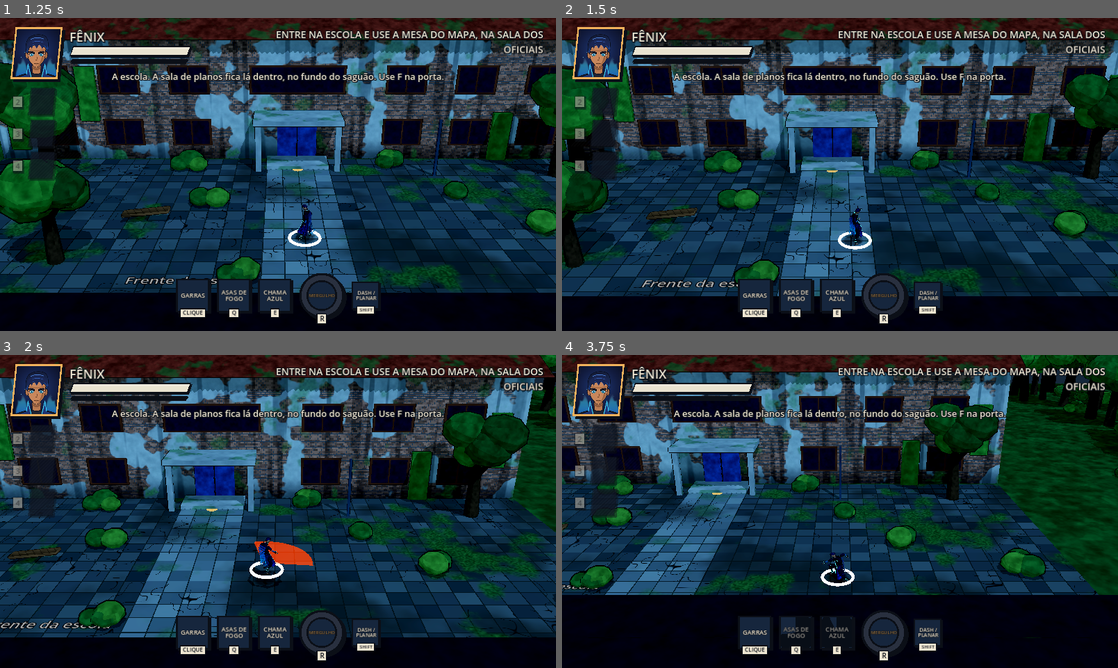
Above: before the commit, frames 1-4 (two rows, left to right).
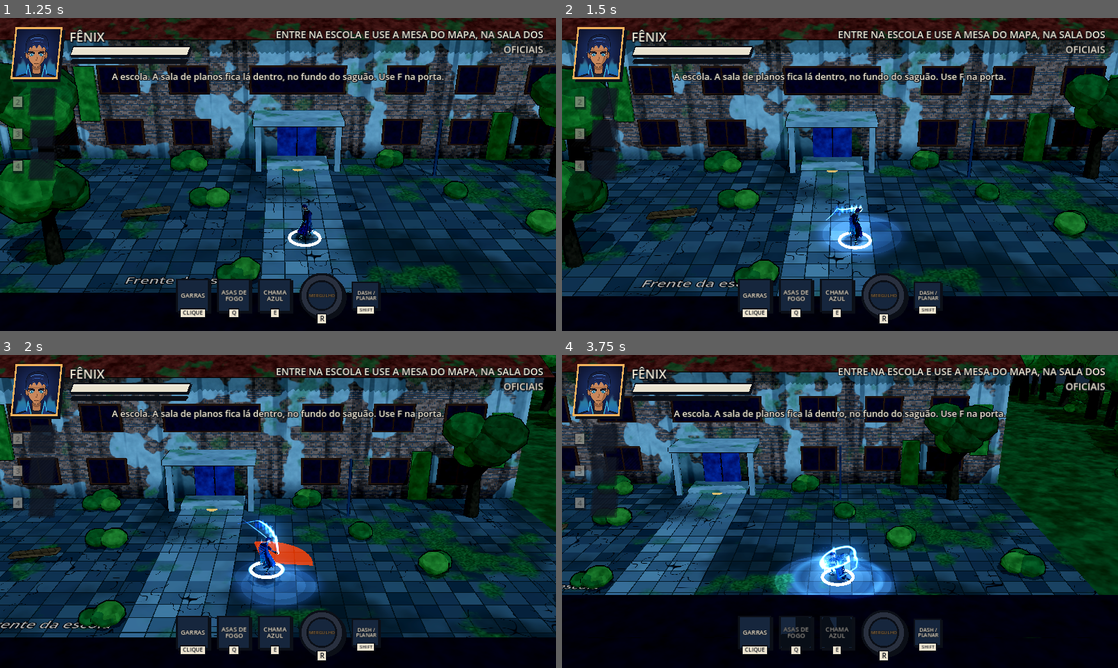
Above: after the commit, the same moments.

Repository: Giovivi/jogo_do_bolo
Game: Godot game, scene res://scenes/main.tscn
Two runs of this game, one before a commit and one after it. Both use one fixed random seed, a clock stepped at 60 frames per second and the inputs below.
Inputs (mouse positions are in pixels of both pictures, inside the frame that each line leads up to):
- Up to frame 1 (1.25 s): click "NOVO JOGO" at 0.5 s
- Up to frame 2 (1.5 s): tap Enter (confirm) at 1.25 s; move the mouse to (962, 158) at 1.27 s; press the mouse at (962, 158) at 1.28 s; hold D (move_right) from 1.28 s (still down)
- Up to frame 3 (2 s): keep holding D (move_right); tap Space (jump) at 1.52 s
- Up to frame 4 (3.75 s): move the mouse to (728, 527) at 2.02 s; release D (move_right) at 2.03 s; release the mouse at (728, 527) at 2.03 s; hold S (move_down) 2.03-2.78 s; tap Q (ability_1) at 2.1 s; tap Space (jump) at 2.27 s; click (728, 527) at 2.3 s; move the mouse to (895, 442) at 2.77 s; press the mouse at (895, 442) at 2.78 s; hold D (move_right) 2.78-3.53 s; tap E (ability_2) at 2.85 s; move the mouse to (812, 574) at 3.52 s; release the mouse at (812, 574) at 3.53 s; hold W (move_up) from 3.53 s (still down); click (812, 574) at 3.6 s

Frame 1 is identical in both runs. In frame 2, 1.6% of the frame differs, in the area x 45-62%, y 59-77%; in frame 3, 2.4%; in frame 4, 2.8%, in the area x 37-61%, y 59-78%.

Commit message:
Fênix: fogo azul nas mãos durante as Garras
Mão e antebraço pegam fogo no golpe; o caminho da mão solta chamas que
ficam para trás e sobem (golpe rápido deixa faixa mais longa) e três
riscos de fogo saem das pontas dos dedos. Jab acende a mão esquerda,
cruzado a direita; o golpe final acende as duas e abre uma onda de fogo
no chão do tamanho do alcance.

Co-Authored-By: Claude Opus 5.5 <noreply@anthropic.com>
Claude-Session: https://claude.ai/code/session_01GLyMG5uEnQCKAG31znaRFC

Diff:
--- a/scripts/art/fenix_model.gd
+++ b/scripts/art/fenix_model.gd
@@ -23,6 +23,8 @@
 var hero: Hero
 var anim: AnimationPlayer
 var _one_shot: String = ""
+## Fogo azul de cada mão ("L"/"R"), criado só por quem chama add_hand_fire() (Fênix).
+var hand_fire: Dictionary = {}
 
 
 func _ready() -> void:
@@ -83,6 +85,35 @@
 		_one_shot = ""
 
 
+## Cria o fogo azul das duas mãos (chama no antebraço, rastro e garras de fogo).
+func add_hand_fire() -> void:
+	var found := find_children("*", "Skeleton3D", true, false)
+	if found.is_empty():
+		return
+	var sk := found.front() as Skeleton3D
+	for side in ["L", "R"]:
+		var f := HandFire.new()
+		f.style = HandFire.Style.GARRAS
+		f.skeleton = sk
+		f.hand_bone = sk.find_bone("DEF-hand." + side)
+		f.forearm_bone = sk.find_bone("DEF-forearm." + side)
+		for finger in ["f_index", "f_middle", "f_ring"]:
+			var b := sk.find_bone("DEF-%s.03.%s" % [finger, side])
+			if b >= 0:
+				f.tip_bones.append(b)
+		if f.hand_bone < 0:
+			continue
+		add_child(f)
+		hand_fire[side] = f
+
+
+## Acende o fogo das mãos indicadas ("L", "R" ou "LR") por `duration` segundos.
+func ignite_hands(sides: String, duration: float, strong: bool = false) -> void:
+	for side in hand_fire:
+		if side in sides:
+			(hand_fire[side] as HandFire).ignite(duration, strong)
+
+
 ## Texturas vêm do glb; o fogo fica sem sombra para brilhar.
 func _fix_materials(node: Node) -> void:
 	if node is MeshInstance3D:
--- /dev/null
+++ b/scripts/art/hand_fire.gd
@@ -0,0 +1,462 @@
+class_name HandFire
+extends Node3D
+## Fogo azul preso a uma mão do modelo durante os golpes.
+## Segue os ossos do antebraço e da mão todo quadro: chama envolvendo mão e
+## antebraço, rastro em forma de chama atrás do movimento (mais longo quanto
+## mais rápido o golpe, subindo como calor), faíscas, luz e, no golpe forte,
+## uma onda de fogo no chão. Acende com ignite() e apaga sozinho.
+
+enum Style { CHAMA, GARRAS }
+
+## CHAMA: um rastro largo saindo da mão. GARRAS: três línguas de fogo nas pontas dos dedos.
+var style: Style = Style.CHAMA
+var skeleton: Skeleton3D
+var hand_bone: int = -1
+var forearm_bone: int = -1
+var tip_bones: Array[int] = []
+
+var _power: float = 0.0
+var _hold: float = 0.0
+var _strong: bool = false
+var _time: float = 0.0
+var _speed: float = 0.0
+var _last_hand: Vector3 = Vector3.ZERO
+## Histórico do rastro: cada item é [tempo, PackedVector3Array com um ponto por língua de fogo].
+var _hist: Array = []
+
+var _flame: GPUParticles3D
+var _arm_flame: GPUParticles3D
+## Rastro de chama: línguas de fogo soltas ao longo do caminho da mão.
+var _trail_fire: GPUParticles3D
+var _sparks: GPUParticles3D
+var _burst: GPUParticles3D
+var _light: OmniLight3D
+var _trail: MeshInstance3D
+var _mesh: ImmediateMesh
+var _ring: MeshInstance3D
+var _ring_t: float = -1.0
+
+const TRAIL_SHADER := """
+shader_type spatial;
+render_mode unshaded, blend_add, cull_disabled, depth_draw_never, shadows_disabled;
+uniform sampler2D noise_tex : repeat_enable, filter_linear;
+void fragment() {
+	// UV.x: 0 na mão, 1 na ponta do rastro. UV.y: atravessa a chama.
+	float age = UV.x;
+	float across = abs(UV.y * 2.0 - 1.0);
+	vec2 nuv = vec2(UV.x * 1.6 - TIME * 2.4, UV.y * 0.7 + TIME * 0.5);
+	float n = texture(noise_tex, nuv).r * 0.6 + texture(noise_tex, nuv * 2.7 + vec2(TIME * 1.7, 0.3)).r * 0.4;
+	// Borda que tremula; na ponta a chama se quebra em línguas.
+	float width = min(0.85, (1.0 - age * 0.45) * (0.4 + 0.7 * n));
+	float shape = smoothstep(width, width * 0.35, across);
+	shape *= smoothstep(1.0, 0.45, age + (n - 0.5) * 0.9);
+	float core = smoothstep(width * 0.55, 0.0, across) * (1.0 - age) * (0.6 + 0.4 * n);
+	vec3 col = mix(vec3(0.05, 0.14, 0.85), vec3(0.25, 0.58, 1.0), smoothstep(0.0, 0.6, shape));
+	col = mix(col, vec3(0.75, 0.9, 1.0), clamp(core * 0.8, 0.0, 1.0));
+	ALBEDO = col;
+	ALPHA = clamp(shape * COLOR.a * 0.6, 0.0, 1.0);
+}
+"""
+
+
+func _ready() -> void:
+	top_level = true
+	_flame = _make_flame(56, 0.24, 1.0)
+	_arm_flame = _make_flame(32, 0.22, 0.8)
+	(_arm_flame.process_material as ParticleProcessMaterial).emission_shape = ParticleProcessMaterial.EMISSION_SHAPE_BOX
+	(_arm_flame.process_material as ParticleProcessMaterial).emission_box_extents = Vector3(0.04, 0.12, 0.04)
+	_trail_fire = _make_flame(500, 0.26, 0.85)
+	_sparks = _make_sparks()
+	_burst = _make_burst()
+	_ring = _make_ring()
+	_light = OmniLight3D.new()
+	_light.light_color = Color(0.35, 0.6, 1.0)
+	_light.omni_range = 3.0
+	_light.light_energy = 0.0
+	add_child(_light)
+	_mesh = ImmediateMesh.new()
+	_trail = MeshInstance3D.new()
+	_trail.mesh = _mesh
+	_trail.cast_shadow = GeometryInstance3D.SHADOW_CASTING_SETTING_OFF
+	_trail.material_override = _trail_material()
+	add_child(_trail)
+	# O rastro é desenhado em coordenadas do mundo.
+	_trail.top_level = true
+	_trail.global_transform = Transform3D.IDENTITY
+
+
+## Acende o fogo por `duration` segundos. `strong` deixa maior e abre a onda no chão.
+func ignite(duration: float, strong: bool = false) -> void:
+	_hold = maxf(_hold, duration)
+	_strong = strong
+	if strong:
+		_burst.global_position = _hand_pos()
+		_burst.restart()
+		_ring_t = 0.0
+
+
+func _process(delta: float) -> void:
+	if skeleton == null or hand_bone < 0:
+		return
+	_time += delta
+	_hold -= delta
+	var target := 1.0 if _hold > 0.0 else 0.0
+	_power = move_toward(_power, target, delta * (14.0 if target > _power else 6.0))
+	var hand := _hand_pos()
+	if delta > 0.0:
+		_speed = lerpf(_speed, hand.distance_to(_last_hand) / delta, 0.5)
+	if _power > 0.05 and delta > 0.0:
+		_emit_trail(_last_hand, hand, delta)
+	_last_hand = hand
+	global_position = hand
+	_flame.global_position = hand
+	_sparks.global_position = hand
+	if forearm_bone >= 0:
+		var arm := _bone(forearm_bone)
+		_arm_flame.global_transform = Transform3D(arm.basis.orthonormalized(), arm * Vector3(0, 0.16, 0))
+	var lit := _power > 0.05
+	_flame.emitting = lit
+	_arm_flame.emitting = lit and forearm_bone >= 0
+	_sparks.emitting = _power > 0.5
+	_flame.amount_ratio = _power
+	_arm_flame.amount_ratio = _power
+	_light.light_energy = _power * (2.6 if _strong else 1.8) * (0.8 + 0.2 * sin(_time * 37.0) * sin(_time * 23.0))
+	_update_trail()
+	_update_ring(delta)
+
+
+## Solta chamas ao longo do trecho que a mão andou neste quadro: golpe rápido
+## deixa uma faixa longa de fogo, que fica para trás, sobe e se apaga.
+func _emit_trail(from: Vector3, to: Vector3, delta: float) -> void:
+	var d := from.distance_to(to)
+	if d < 0.005 or d > 1.5:
+		return
+	var vel := (to - from) / delta
+	var n := mini(int(ceil(d / 0.04)), 14)
+	var flags := GPUParticles3D.EMIT_FLAG_POSITION | GPUParticles3D.EMIT_FLAG_VELOCITY | GPUParticles3D.EMIT_FLAG_COLOR
+	for i in n:
+		var p := from.lerp(to, (i + randf()) / n)
+		p += Vector3(randf_range(-1, 1), randf_range(-1, 1), randf_range(-1, 1)) * 0.04
+		# Arrasto: a chama ainda anda um pouco junto do golpe, depois sobe.
+		var v := vel * 0.12 + Vector3(randf_range(-0.2, 0.2), randf_range(0.2, 0.6), randf_range(-0.2, 0.2))
+		_trail_fire.emit_particle(Transform3D(Basis(), p), v, Color(0.8, 0.9, 1.0, 0.6 * _power), Color(), flags)
+
+
+func _bone(b: int) -> Transform3D:
+	return skeleton.global_transform * skeleton.get_bone_global_pose(b)
+
+
+func _hand_pos() -> Vector3:
+	# Um pouco à frente do pulso, no meio da mão.
+	return _bone(hand_bone) * Vector3(0, 0.07, 0)
+
+
+func _tip_points() -> PackedVector3Array:
+	var pts := PackedVector3Array()
+	if style == Style.GARRAS and not tip_bones.is_empty():
+		for b in tip_bones:
+			pts.append(_bone(b) * Vector3(0, 0.03, 0))
+	else:
+		pts.append(_hand_pos())
+	return pts
+
+
+func _update_trail() -> void:
+	# Golpe rápido deixa um rastro mais longo; parado, a chama só sobe.
+	var life := lerpf(0.12, 0.3, clampf(_speed / 8.0, 0.0, 1.0))
+	if _power > 0.05:
+		_hist.push_front([_time, _tip_points()])
+	while not _hist.is_empty() and _time - _hist.back()[0] > 0.3:
+		_hist.pop_back()
+	_mesh.clear_surfaces()
+	if _hist.size() < 2:
+		return
+	var cam := get_viewport().get_camera_3d()
+	if cam == null:
+		return
+	var eye := cam.global_position
+	if style != Style.GARRAS:
+		return
+	var n_ribbons: int = (_hist[0][1] as PackedVector3Array).size()
+	var base_w := 0.07 * (1.35 if _strong else 1.0)
+	for r in n_ribbons:
+		# Curva suave (Catmull-Rom) entre as posições gravadas a cada quadro.
+		var raw := PackedVector3Array()
+		var ages := PackedFloat32Array()
+		for h in _hist:
+			var pts: PackedVector3Array = h[1]
+			var age := (_time - float(h[0])) / life
+			if r >= pts.size() or age > 1.0:
+				break
+			# Pula pontos colados (mão parada) para a faixa não se abrir em leque.
+			if not raw.is_empty() and raw[raw.size() - 1].distance_to(pts[r]) < 0.025:
+				continue
+			# O fogo que fica para trás sobe, como calor.
+			raw.append(pts[r] + Vector3.UP * age * age * 0.35)
+			ages.append(age)
+		if raw.size() < 2:
+			continue
+		var pts2 := PackedVector3Array()
+		var ages2 := PackedFloat32Array()
+		for i in raw.size() - 1:
+			var p0 := raw[maxi(i - 1, 0)]
+			var p1 := raw[i]
+			var p2 := raw[i + 1]
+			var p3 := raw[mini(i + 2, raw.size() - 1)]
+			for k in 4:
+				var t := k / 4.0
+				pts2.append(_catmull(p0, p1, p2, p3, t))
+				ages2.append(lerpf(ages[i], ages[i + 1], t))
+		pts2.append(raw[raw.size() - 1])
+		ages2.append(ages[ages.size() - 1])
+		_mesh.surface_begin(Mesh.PRIMITIVE_TRIANGLE_STRIP)
+		var last_side := Vector3.ZERO
+		for i in pts2.size():
+			var p := pts2[i]
+			var along := pts2[maxi(i - 1, 0)] - pts2[mini(i + 1, pts2.size() - 1)]
+			if along.length() < 0.0001:
+				along = Vector3.UP
+			var side := along.cross(eye - p).normalized()
+			# Não deixa a faixa torcer quando o golpe vem na direção da câmera.
+			if last_side != Vector3.ZERO:
+				if side.dot(last_side) < 0.0:
+					side = -side
+				side = last_side.lerp(side, 0.5).normalized()
+			last_side = side
+			var age := ages2[i]
+			# Já nasce largo na mão, incha logo atrás e afina na ponta.
+			var w := base_w * (0.55 + 0.6 * sin(clampf(age * 1.1 + 0.15, 0.0, 1.0) * PI)) * _power
+			_mesh.surface_set_color(Color(1, 1, 1, _power))
+			_mesh.surface_set_uv(Vector2(age, 0.0))
+			_mesh.surface_add_vertex(p + side * w)
+			_mesh.surface_set_color(Color(1, 1, 1, _power))
+			_mesh.surface_set_uv(Vector2(age, 1.0))
+			_mesh.surface_add_vertex(p - side * w)
+		_mesh.surface_end()
+
+
+static func _catmull(p0: Vector3, p1: Vector3, p2: Vector3, p3: Vector3, t: float) -> Vector3:
+	var t2 := t * t
+	var t3 := t2 * t
+	return 0.5 * ((2.0 * p1) + (-p0 + p2) * t + (2.0 * p0 - 5.0 * p1 + 4.0 * p2 - p3) * t2 + (-p0 + 3.0 * p1 - 3.0 * p2 + p3) * t3)
+
+
+## Onda de fogo no chão no golpe forte, do tamanho do alcance das garras.
+func _update_ring(delta: float) -> void:
+	if _ring_t < 0.0:
+		_ring.visible = false
+		return
+	_ring_t += delta
+	var k := _ring_t / 0.32
+	if k >= 1.0:
+		_ring_t = -1.0
+		_ring.visible = false
+		return
+	_ring.visible = true
+	var foot := skeleton.global_transform.origin
+	_ring.global_position = Vector3(foot.x, foot.y + 0.06, foot.z)
+	var size := lerpf(0.6, 4.6, 1.0 - pow(1.0 - k, 3.0))
+	_ring.scale = Vector3(size, 1.0, size)
+	(_ring.material_override as StandardMaterial3D).albedo_color = Color(0.35, 0.65, 1.0, 1.0 - k)
+
+
+# ---------------------------------------------------------------- materiais
+
+func _trail_material() -> ShaderMaterial:
+	var sh := Shader.new()
+	sh.code = TRAIL_SHADER
+	var noise := FastNoiseLite.new()
+	noise.frequency = 0.02
+	noise.fractal_octaves = 3
+	var tex := NoiseTexture2D.new()
+	tex.noise = noise
+	tex.seamless = true
+	tex.width = 128
+	tex.height = 128
+	var m := ShaderMaterial.new()
+	m.shader = sh
+	m.set_shader_parameter("noise_tex", tex)
+	return m
+
+
+static func _soft_texture() -> GradientTexture2D:
+	var g := Gradient.new()
+	g.set_color(0, Color(1, 1, 1, 1))
+	g.set_color(1, Color(1, 1, 1, 0))
+	g.add_point(0.35, Color(1, 1, 1, 0.75))
+	var t := GradientTexture2D.new()
+	t.gradient = g
+	t.fill = GradientTexture2D.FILL_RADIAL
+	t.fill_from = Vector2(0.5, 0.5)
+	t.fill_to = Vector2(0.5, 0.0)
+	t.width = 64
+	t.height = 64
+	return t
+
+
+## Gota de chama: estreita em cima, redonda embaixo.
+static func _flame_texture() -> ImageTexture:
+	var w := 32
+	var h := 64
+	var img := Image.create(w, h, false, Image.FORMAT_RGBA8)
+	for y in h:
+		var v := (y + 0.5) / h
+		var half := 0.46 * pow(v, 0.7) if v < 0.72 else 0.46 * pow(0.72, 0.7) * sqrt(maxf(0.0, 1.0 - pow((v - 0.72) / 0.28, 2.0)))
+		for x in w:
+			var u := absf((x + 0.5) / w - 0.5)
+			var a := 0.0
+			if half > 0.001:
+				a = clampf(1.0 - u / half, 0.0, 1.0)
+			a = pow(a, 0.8) * clampf(v * 3.0, 0.0, 1.0)
+			img.set_pixel(x, y, Color(1, 1, 1, a))
+	return ImageTexture.create_from_image(img)
+
+
+static func _additive(tex: Texture2D) -> StandardMaterial3D:
+	var m := StandardMaterial3D.new()
+	m.shading_mode = BaseMaterial3D.SHADING_MODE_UNSHADED
+	m.blend_mode = BaseMaterial3D.BLEND_MODE_ADD
+	m.transparency = BaseMaterial3D.TRANSPARENCY_ALPHA
+	m.vertex_color_use_as_albedo = true
+	m.albedo_texture = tex
+	m.cull_mode = BaseMaterial3D.CULL_DISABLED
+	m.disable_receive_shadows = true
+	return m
+
+
+func _ramp(a: Array) -> GradientTexture1D:
+	var g := Gradient.new()
+	g.offsets = PackedFloat32Array(a.map(func(x): return x[0]))
+	g.colors = PackedColorArray(a.map(func(x): return x[1]))
+	var t := GradientTexture1D.new()
+	t.gradient = g
+	return t
+
+
+func _curve(points: Array) -> CurveTexture:
+	var c := Curve.new()
+	for p in points:
+		c.add_point(p)
+	var t := CurveTexture.new()
+	t.curve = c
+	return t
+
+
+func _particles(amount: int, life: float, size: float, flame := false) -> GPUParticles3D:
+	var p := GPUParticles3D.new()
+	p.amount = amount
+	p.lifetime = life
+	p.local_coords = false
+	p.emitting = false
+	p.cast_shadow = GeometryInstance3D.SHADOW_CASTING_SETTING_OFF
+	p.visibility_aabb = AABB(Vector3(-3, -3, -3), Vector3(6, 6, 6))
+	var q := QuadMesh.new()
+	q.size = Vector2(size, size * (1.7 if flame else 1.0))
+	var m := _additive(_flame_texture() if flame else _soft_texture())
+	m.billboard_mode = BaseMaterial3D.BILLBOARD_PARTICLES
+	q.material = m
+	p.draw_pass_1 = q
+	add_child(p)
+	p.top_level = true
+	return p
+
+
+## Chama que envolve a mão (ou o antebraço). Em coordenadas do mundo:
+## quando a mão se move, as línguas ficam para trás e se esticam sozinhas.
+func _make_flame(amount: int, life: float, size_mul: float) -> GPUParticles3D:
+	var p := _particles(amount, life, 0.2 * size_mul, true)
+	var pm := ParticleProcessMaterial.new()
+	pm.emission_shape = ParticleProcessMaterial.EMISSION_SHAPE_SPHERE
+	pm.emission_sphere_radius = 0.07
+	pm.direction = Vector3.UP
+	pm.spread = 25.0
+	pm.initial_velocity_min = 0.2
+	pm.initial_velocity_max = 0.5
+	pm.gravity = Vector3(0, 3.2, 0)
+	pm.damping_min = 1.0
+	pm.damping_max = 2.0
+	pm.scale_min = 0.7
+	pm.scale_max = 1.4
+	pm.scale_curve = _curve([Vector2(0, 0.7), Vector2(0.2, 1.0), Vector2(1, 0.1)])
+	pm.color_ramp = _ramp([
+		[0.0, Color(0.5, 0.75, 1.0, 0.45)],
+		[0.25, Color(0.25, 0.52, 1.0, 0.4)],
+		[0.65, Color(0.08, 0.22, 0.9, 0.22)],
+		[1.0, Color(0.04, 0.06, 0.4, 0.0)],
+	])
+	pm.turbulence_enabled = true
+	pm.turbulence_noise_strength = 2.0
+	pm.turbulence_noise_scale = 2.5
+	pm.turbulence_influence_min = 0.08
+	pm.turbulence_influence_max = 0.2
+	p.process_material = pm
+	return p
+
+
+func _make_sparks() -> GPUParticles3D:
+	var p := _particles(24, 0.5, 0.035)
+	var pm := ParticleProcessMaterial.new()
+	pm.direction = Vector3.UP
+	pm.spread = 70.0
+	pm.initial_velocity_min = 0.8
+	pm.initial_velocity_max = 2.2
+	pm.gravity = Vector3(0, 1.0, 0)
+	pm.damping_min = 2.0
+	pm.damping_max = 3.0
+	pm.scale_curve = _curve([Vector2(0, 1.0), Vector2(1, 0.0)])
+	pm.color_ramp = _ramp([
+		[0.0, Color(0.9, 0.97, 1.0, 1.0)],
+		[1.0, Color(0.2, 0.5, 1.0, 0.0)],
+	])
+	p.process_material = pm
+	return p
+
+
+## Faíscas que saltam para os lados no golpe forte.
+func _make_burst() -> GPUParticles3D:
+	var p := _particles(28, 0.35, 0.07)
+	p.one_shot = true
+	p.explosiveness = 0.95
+	var pm := ParticleProcessMaterial.new()
+	pm.emission_shape = ParticleProcessMaterial.EMISSION_SHAPE_SPHERE
+	pm.emission_sphere_radius = 0.1
+	pm.direction = Vector3(0, 0.15, 0)
+	pm.spread = 180.0
+	pm.flatness = 0.75
+	pm.initial_velocity_min = 2.0
+	pm.initial_velocity_max = 3.2
+	pm.gravity = Vector3(0, 1.5, 0)
+	pm.damping_min = 6.0
+	pm.damping_max = 9.0
+	pm.scale_curve = _curve([Vector2(0, 1.0), Vector2(1, 0.0)])
+	pm.color_ramp = _ramp([
+		[0.0, Color(0.7, 0.88, 1.0, 0.9)],
+		[1.0, Color(0.05, 0.1, 0.6, 0.0)],
+	])
+	p.process_material = pm
+	return p
+
+
+func _make_ring() -> MeshInstance3D:
+	var g := Gradient.new()
+	g.offsets = PackedFloat32Array([0.0, 0.75, 0.9, 0.96, 1.0])
+	g.colors = PackedColorArray([Color(1, 1, 1, 0), Color(1, 1, 1, 0.0), Color(1, 1, 1, 0.9), Color(1, 1, 1, 0.5), Color(1, 1, 1, 0)])
+	var t := GradientTexture2D.new()
+	t.gradient = g
+	t.fill = GradientTexture2D.FILL_RADIAL
+	t.fill_from = Vector2(0.5, 0.5)
+	t.fill_to = Vector2(0.5, 0.0)
+	t.width = 128
+	t.height = 128
+	var m := _additive(t)
+	m.vertex_color_use_as_albedo = false
+	var pm := PlaneMesh.new()
+	pm.size = Vector2(1, 1)
+	var r := MeshInstance3D.new()
+	r.mesh = pm
+	r.material_override = m
+	r.cast_shadow = GeometryInstance3D.SHADOW_CASTING_SETTING_OFF
+	r.visible = false
+	add_child(r)
+	r.top_level = true
+	return r
--- a/scripts/heroes/fenix.gd
+++ b/scripts/heroes/fenix.gd
@@ -29,6 +29,7 @@
 	model = FenixModel.new()
 	model.hero = self
 	visual.add_child(model)
+	model.add_hand_fire()
 
 
 func _fx() -> FenixStats:
@@ -78,6 +79,12 @@
 	_combo_step = step + 1
 	_combo_timer = s.combo_reset_time
 	model.play_once("Sword_Attack" if finisher else ("Punch_Jab" if step % 2 == 0 else "Punch_Cross"), 1.6)
+	# Fogo azul na mão que bate (esquerda no jab, direita no cruzado); no golpe
+	# final as duas acendem e abre a onda de fogo no chão.
+	if finisher:
+		model.ignite_hands("LR", 0.55, true)
+	else:
+		model.ignite_hands("L" if step % 2 == 0 else "R", 0.3)
 	var color := Color(1.0, 0.55, 0.2, 0.55) if not finisher else Color(1.0, 0.3, 0.1, 0.75)
 	Game.flash_cone(global_position, facing, s.claw_range, s.claw_arc_degrees, color, 0.12)
 	var hit_any := false
